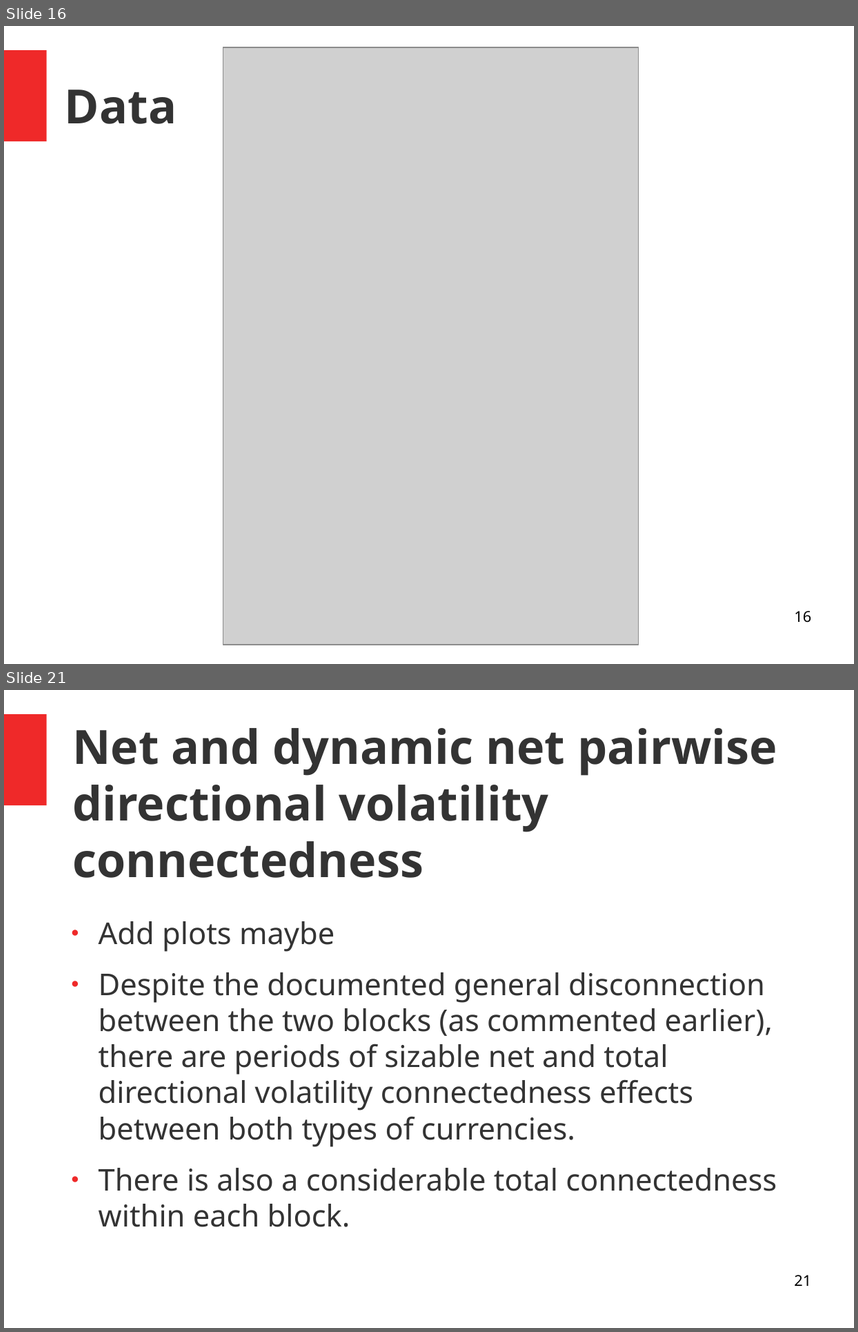
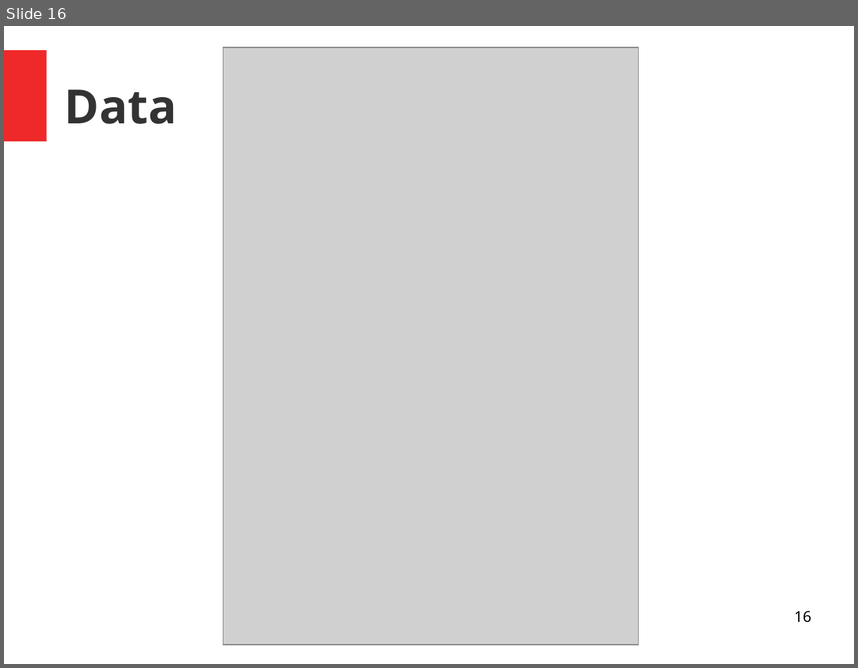
Before and after one commit to alexaoh/finance, a slide deck: NotesFromArticle.odp. Shown one above the other, each under a label of ours: slides 16 and 21 before the commit, slide 16 after it; the slides between them are not shown. The pictures are 858x1332 and 858x668 pixels, drawn with LibreOffice and Linux fonts; fonts in the diff are those of the drawing; grey boxes stand for pictures. Boxes give left, top, right and bottom in pixels: in the first picture for what was removed or moved away, otherwise in the second. Text is boxed around its words. In the diff, an @@ line names an element or a change of style, - is before the commit and + after.

```diff
--- a/NotesFromArticle.odp
+++ b/NotesFromArticle.odp
@@ slide 21 removed at (x1=4, y1=690, x2=854, y2=1328), background #FFFFFF; not listed: 1 template element that a slide beside it also shows @@
@@ title removed at (x1=72, y1=728, x2=777, y2=878) @@
-Net and dynamic net pairwise directional volatility connectedness
@@ text removed at (x1=99, y1=921, x2=777, y2=1191) @@
-● Add plots maybe
-● Despite the documented general disconnection between the two blocks (as commented earlier), there are periods of sizable net and total directional volatility connectedness effects between both types of currencies.
-● There is also a considerable total connectedness within each block.
@@ page number removed at (x1=794, y1=1274, x2=811, y2=1285) @@
-21
```
Also in this commit, not shown: 5 slides changed, 1 slide added, 6 other slides removed, 1 other file.
